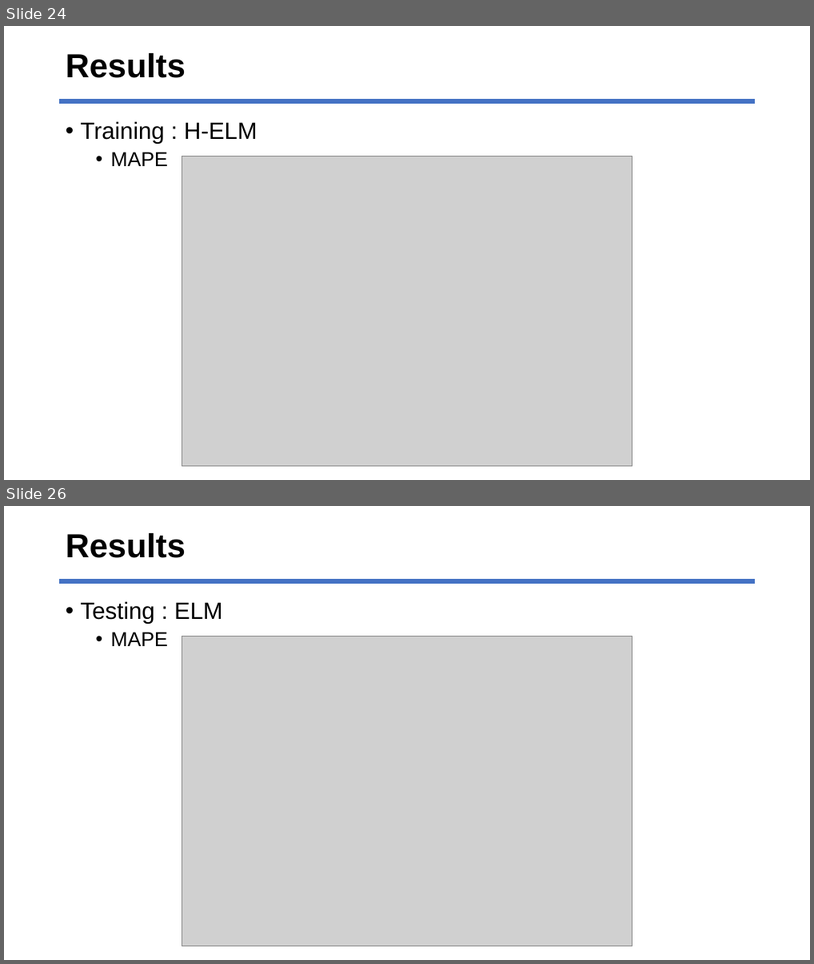
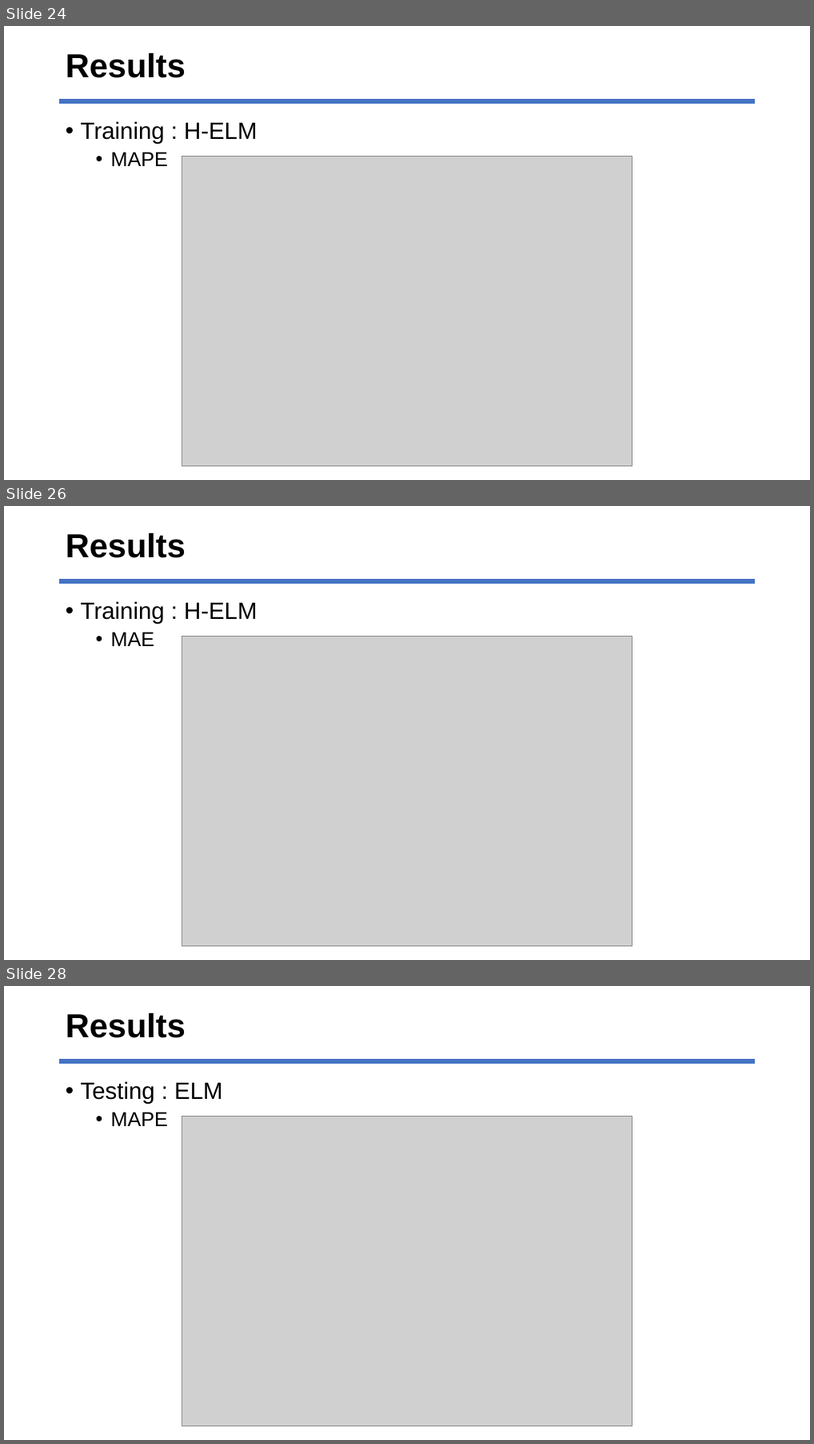
Before and after one commit to jhyun0919/STLF_of_Australian_NEM_by_H-ELM, a slide deck: ppt_slides/prepare_ELM2017_26MAY2017.pptx. Shown one above the other, each under a label of ours: slides 24 and 26 before the commit, slides 24, 26 and 28 after it; the slides between them are not shown. The pictures are 814x964 and 814x1444 pixels, drawn with LibreOffice and Linux fonts; fonts in the diff are those of the drawing; grey boxes stand for pictures. Boxes give left, top, right and bottom in pixels: in the first picture for what was removed or moved away, otherwise in the second. Text is boxed around its words. In the diff, an @@ line names an element or a change of style, - is before the commit and + after.

```diff
--- a/ppt_slides/prepare_ELM2017_26MAY2017.pptx
+++ b/ppt_slides/prepare_ELM2017_26MAY2017.pptx
@@ slide 26 added at (4,506,810,960), background #FFFFFF @@
@@ title added at (66,533,186,558), 39.6 pt, text #000000, bold @@
+Results
@@ line added from (60, 581) to (755, 581), #4472C4 6.13 pt @@
@@ text added at (81,601,257,646), 28 pt, text #000000 @@
+• Training : H-ELM
+  • MAE
@@ picture added at (182,636,632,946) @@
@@ what was slide 26 is now slide 28 @@
```
Also in this commit, not shown: 6 slides changed, 3 other slides added.
